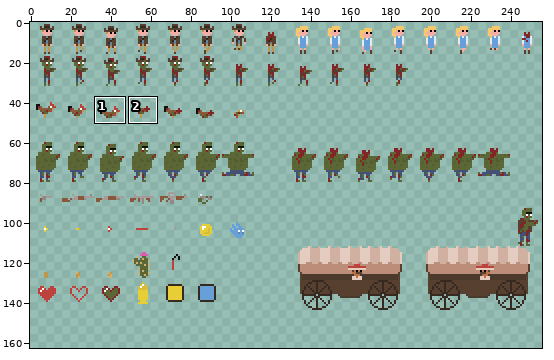
A sprite sheet gets an edit: res/texture/sprites.png. Above: a wide view before the commit, with the close-up outlined.
Close-up. Before the edit:
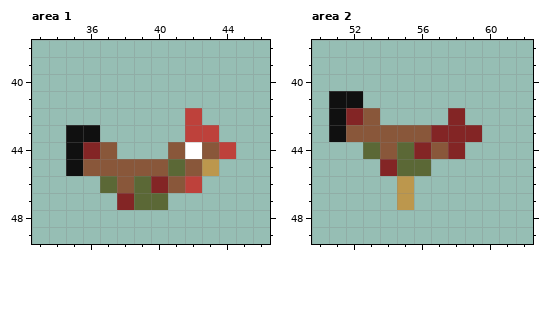
The file is 256x256 pixels. Shown: area 1: x 33..46, y 38..49; area 2: x 50..62, y 38..49. The wide view leaves out empty margins. The commit also changed other parts of the picture, which this record leaves out.
The result:
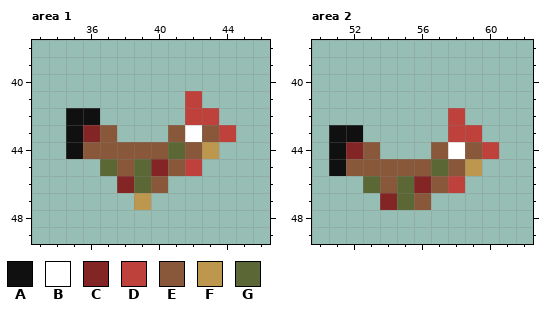
Palette (. is transparent): A #101010  B #ffffff  C #832525  D #be413b  E #89573a  F #bc974d  G #5b6836
Diff:
Area 1:
y 41: x 42 . -> D
y 42: x 35..36 .. -> AA; x 43 . -> D
y 43: x 36..37 A. -> CE; x 41..44 .DD. -> EBED
y 44: x 36 C -> E; x 38..44 ...EBED -> EEEGEF.
y 45: x 35..37 AEE -> ..G; x 39..43 EEGEF -> GCED.
y 46: x 37..38 GE -> .C; x 40..42 CED -> E..
y 47: x 38..40 CGG -> .F.
Area 2:
y 41: x 51..52 AA -> ..
y 42: x 51..53 ACE -> ...; x 58 C -> D
y 43: x 52..59 EEEEECCC -> A.....DD
y 44: x 51..56 ..GEGC -> ACE...; x 58..60 C.. -> BED
y 45: x 51..59 ...CGG... -> AEEEEEGEF
y 46: x 53..58 ..F... -> GEGCED
y 47: x 54..56 .F. -> CGE
Changed places in both close-ups, as pixel boxes (x1, y1, x2, y2):
changed: (66, 91, 236, 210)
changed: (329, 91, 499, 210)
